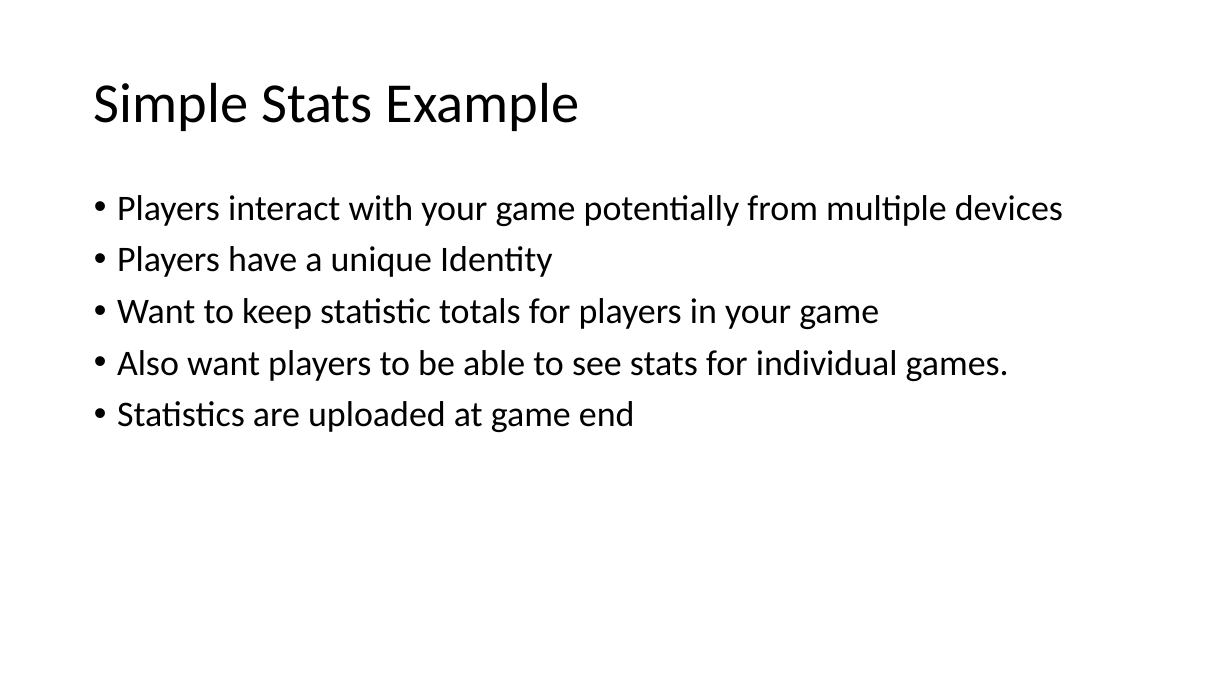
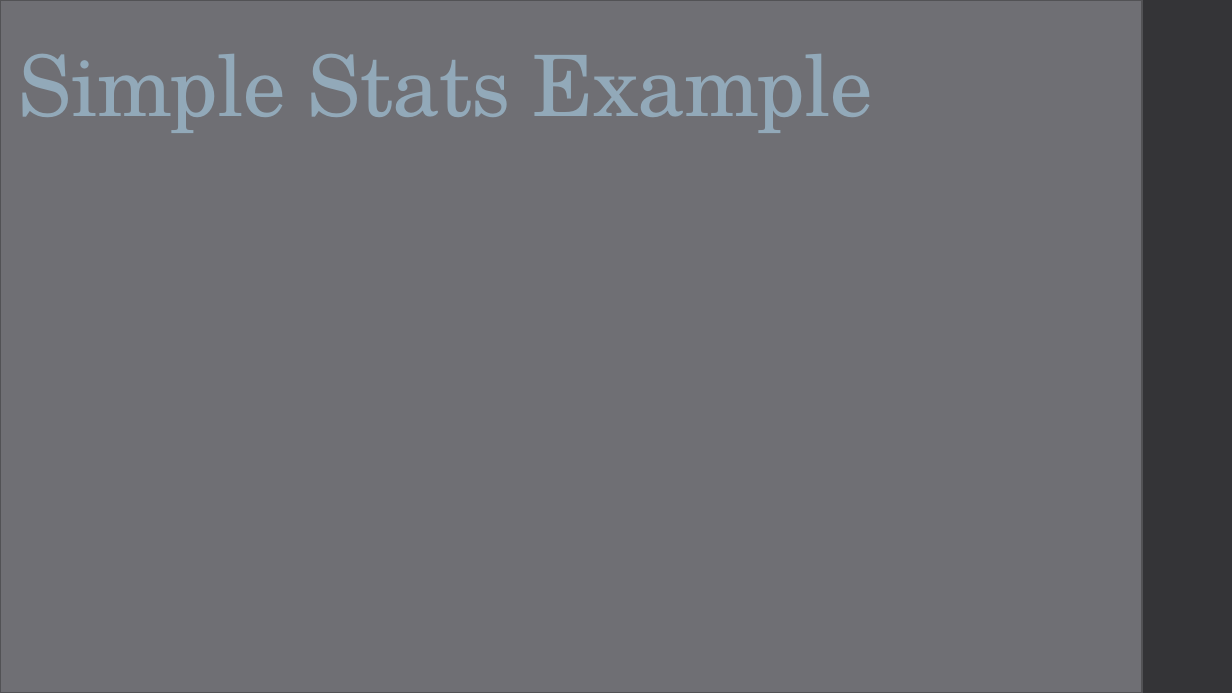
Before and after one commit to CaitieM20/DotNetConf, a slide deck: slide 18 of Patterns & Best Practices For Moving From RDBMS to Azure Storage.pptx (slide 12 before the commit). Drawn at 1232x693 pixels with LibreOffice and Linux fonts; fonts in the diff are those of the drawing. Boxes give left, top, right and bottom in pixels: in the first picture for what was removed or moved away, otherwise in the second. Text is boxed around its words. In the diff, an @@ line names an element or a change of style, - is before the commit and + after.

```diff
--- a/Patterns & Best Practices For Moving From RDBMS to Azure Storage.pptx
+++ b/Patterns & Best Practices For Moving From RDBMS to Azure Storage.pptx
@@ rectangle added at [0, 0, 1142, 693], fill #6F6F74, outline #525256 1.1 pt @@
@@ title "Simple Stats Example": place and size @@
-title "Simple Stats Example" at [94, 82, 580, 131]
+title "Simple Stats Example" at [19, 54, 873, 133]
@@ title "Simple Stats Example" at [19, 54, 873, 133]: size 44 to 66 pt, font Calibri to TeX Gyre Schola, text colour #000000 to #92A9B9, letter spacing 0 to -0.5 pt; vertical alignment middle to bottom @@
@@ rectangle added at [1141, 0, 1232, 693], fill #353537 @@
@@ text removed at [117, 195, 1063, 432] @@
-• Players interact with your game potentially from multiple devices
-• Players have a unique Identity
-• Want to keep statistic totals for players in your game
-• Also want players to be able to see stats for individual games.
-• Statistics are uploaded at game end
```
Also in this commit, not shown: 23 other slides changed, 14 slides added, 4 slides removed.
